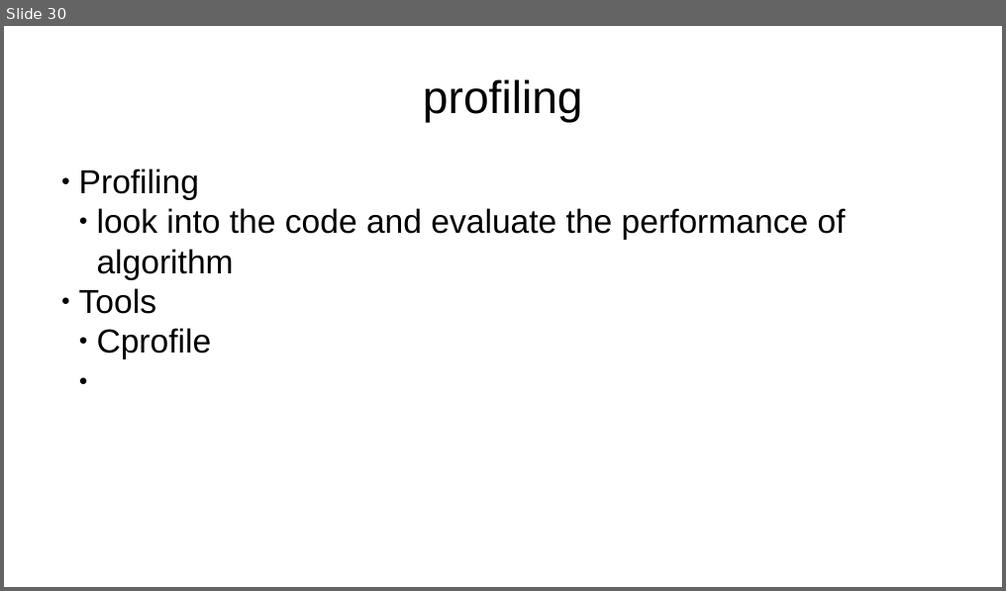
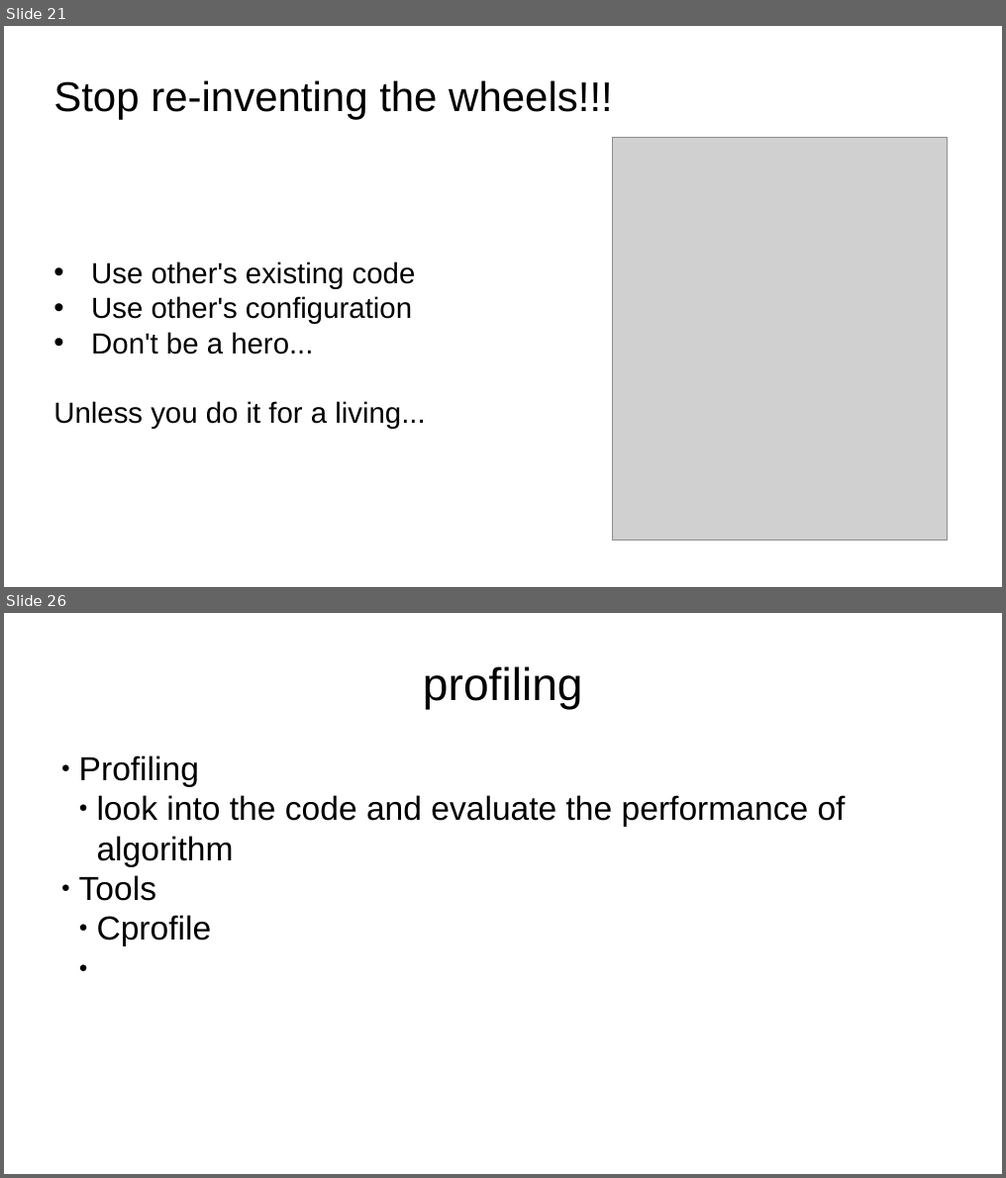
Before and after one commit to pswpswpsw/Mastering-Python-in-One-Hour, a slide deck: intro.pptx. Shown one above the other, each under a label of ours: slide 30 before the commit, slides 21 and 26 after it; the slides between them are not shown. The pictures are 1006x591 and 1006x1178 pixels, drawn with LibreOffice and Linux fonts; fonts in the diff are those of the drawing; grey boxes stand for pictures. Boxes give left, top, right and bottom in pixels: in the first picture for what was removed or moved away, otherwise in the second. Text is boxed around its words. In the diff, an @@ line names an element or a change of style, - is before the commit and + after.

```diff
--- a/intro.pptx
+++ b/intro.pptx
@@ slide 21 added at bbox=[4, 26, 1002, 587], background #FFFFFF @@
@@ title added at bbox=[54, 80, 613, 120], 40 pt, text #000000 @@
+Stop re-inventing the wheels!!!
@@ picture added at bbox=[613, 137, 947, 541] @@
@@ subtitle added at bbox=[54, 262, 425, 429], 28 pt, text #000000 @@
+• Use other's existing code
+• Use other's configuration
+• Don't be a hero...
+Unless you do it for a living...
@@ what was slide 30 is now slide 26 @@
```
Also in this commit, not shown: 7 slides changed, 18 other slides added, 24 slides removed, 17 other files.
